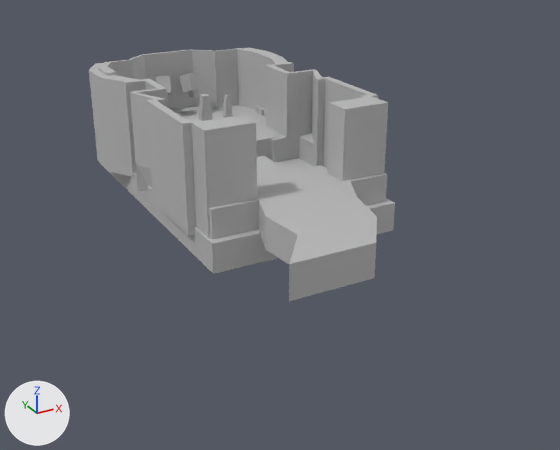
A saved change to the FBX model Assets/3D art/Enceladus_blockout1.fbx.
Camera for both pictures: a 50 mm camera at (-3.29, -7.61, 2.49) aimed at (-0.05, -1.71, -0.46). The lights are fixed; the arrows at lower left show +X, +Y and +Z.

In view in the first picture: 'GroundEntrace', 'GroundPuzzel', 'Hugejug2', 'Queensculpture', 'Underground', 'secret_door'.
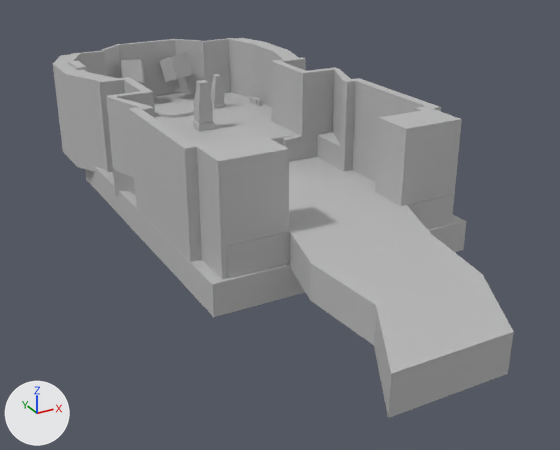
Boxes [x1, y1, x2, y2] around the edits, measured in the pictures (560 x 450 px):
'GroundPuzzel', rescaled (37% wider, 27% taller): before [89, 48, 388, 238]; after [53, 38, 462, 279]
'GroundEntrace', moved, rescaled (61% wider, 77% taller): before [209, 165, 387, 301]; after [227, 176, 514, 418]
'Underground', moved, rescaled: before [100, 158, 395, 274]; after [85, 157, 466, 317]
'Hugejug2', moved, rescaled (32% wider, 34% taller): before [179, 71, 203, 99]; after [160, 53, 192, 91]
'Queensculpture', moved, rescaled: before [198, 94, 212, 121]; after [193, 80, 215, 131]
'secret_door', moved: before [98, 67, 117, 76]; after [68, 61, 87, 71]

The change in detail:
Object 'GroundEntrace' (ob_groundentrace) moves from (-0.007, -2.369, -0.146) to (-0.007, -3.252, -0.146).
Object 'GroundEntrace' (ob_groundentrace) is rescaled from (0.0246, 0.0139, 0.0135) to (0.0297, 0.0139, 0.0219).
Object 'Underground' (ob_underground) moves from (0.0, -0.535, -0.409) to (0.0, -1.099, -0.409).
Object 'Underground' (ob_underground) is rescaled from (1.89, 0.283, 3.26) to (2.48, 0.283, 3.46).
Object 'Hugejug2' (ob_hugejug2) moves from (0.162, 0.816, 0.315) to (0.264, 1.535, 0.315).
Object 'Hugejug2' (ob_hugejug2) is rescaled from (0.0195, 0.0222, 0.0195) to (0.0283, 0.0322, 0.0283).
Object 'secret_door' (ob_secret_door) moves from (-0.96, 0.376, 0.215) to (-1.16, 0.814, 0.215).
Object 'GroundPuzzel' (ob_groundpuzzel) is rescaled from (0.0229, 0.0148, 0.0173) to (0.0284, 0.0148, 0.0254).
Object 'Queensculpture' (ob_queensculpture) moves from (-0.018, 0.031, 0.197) to (0.005, 0.137, 0.246).
Object 'Queensculpture' (ob_queensculpture) is rescaled from (0.0201, 0.0201, 0.0201) to (0.0277, 0.0277, 0.0277).
